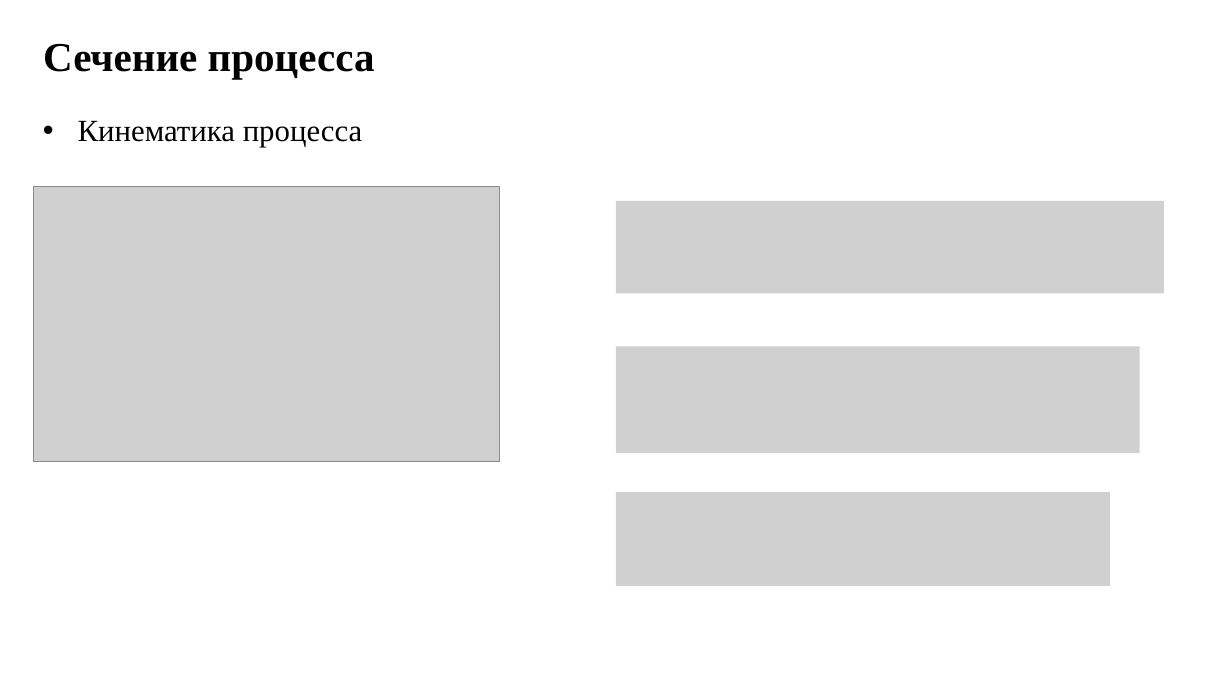
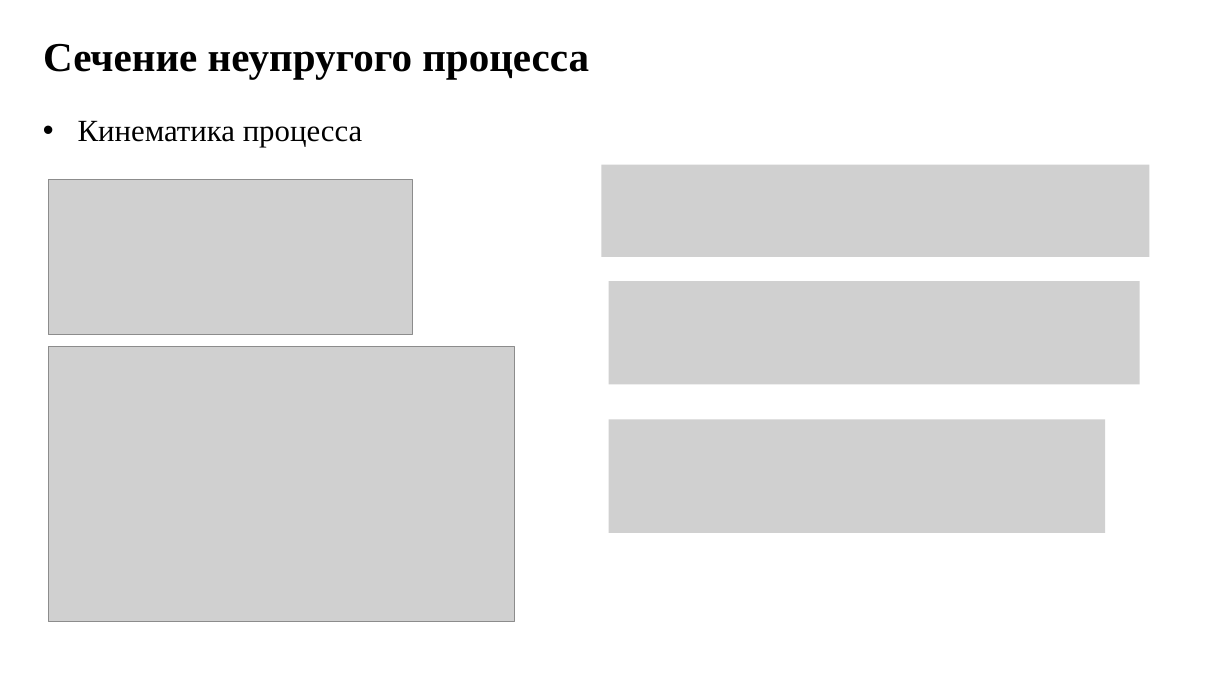
Before and after one commit to IwM341/DarkMatterScattering, a slide deck: slide 5 of Work/Work.pptx. Drawn at 1232x693 pixels with LibreOffice and Linux fonts; fonts in the diff are those of the drawing; grey boxes stand for pictures. Boxes give left, top, right and bottom in pixels: in the first picture for what was removed or moved away, otherwise in the second. Text is boxed around its words. In the diff, an @@ line names an element or a change of style, - is before the commit and + after.

```diff
--- a/Work/Work.pptx
+++ b/Work/Work.pptx
@@ text at <box>43,43,589,79</box>: text changed @@
-Сечение процесса
+Сечение неупругого процесса
@@ picture added at <box>48,179,412,335</box> @@
@@ picture: place and size @@
-picture at <box>616,201,1165,294</box>
+picture at <box>602,165,1150,257</box>
@@ picture: place and size @@
-picture at <box>616,347,1141,453</box>
+picture at <box>609,281,1141,384</box>
@@ picture: place and size @@
-picture at <box>34,187,500,462</box>
+picture at <box>48,347,514,622</box>
@@ picture: place and size @@
-picture at <box>616,492,1110,586</box>
+picture at <box>609,420,1105,533</box>
```
Also in this commit, not shown: 7 other slides changed, 7 slides added, 14 other files.
